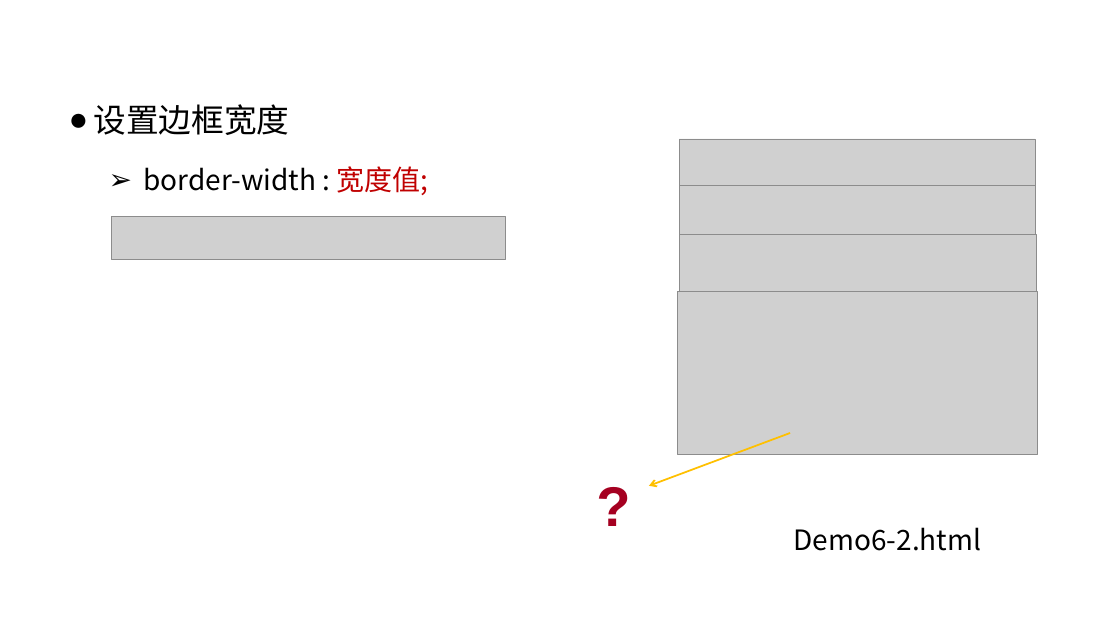
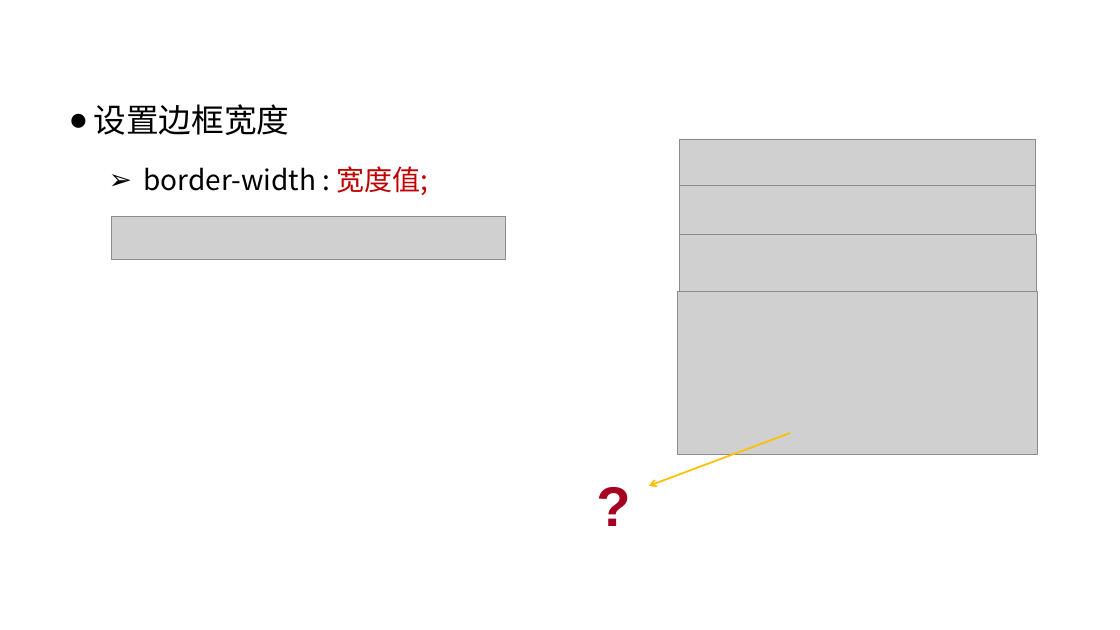
Before and after one commit to edu2act/course-web1, a slide deck: slide 14 of materials/slides/ch06-cssBox.pptx. Drawn at 1120x630 pixels with LibreOffice and Linux fonts; fonts in the diff are those of the drawing; grey boxes stand for pictures; background and template pictures are left out. Boxes give left, top, right and bottom in pixels: in the first picture for what was removed or moved away, otherwise in the second. Text is boxed around its words. In the diff, an @@ line names an element or a change of style, - is before the commit and + after.

```diff
--- a/materials/slides/ch06-cssBox.pptx
+++ b/materials/slides/ch06-cssBox.pptx
@@ text removed at [794, 527, 982, 551] @@
-Demo6-2.html
```
Also in this commit, not shown: 1 other slide changed, 1 other file.
